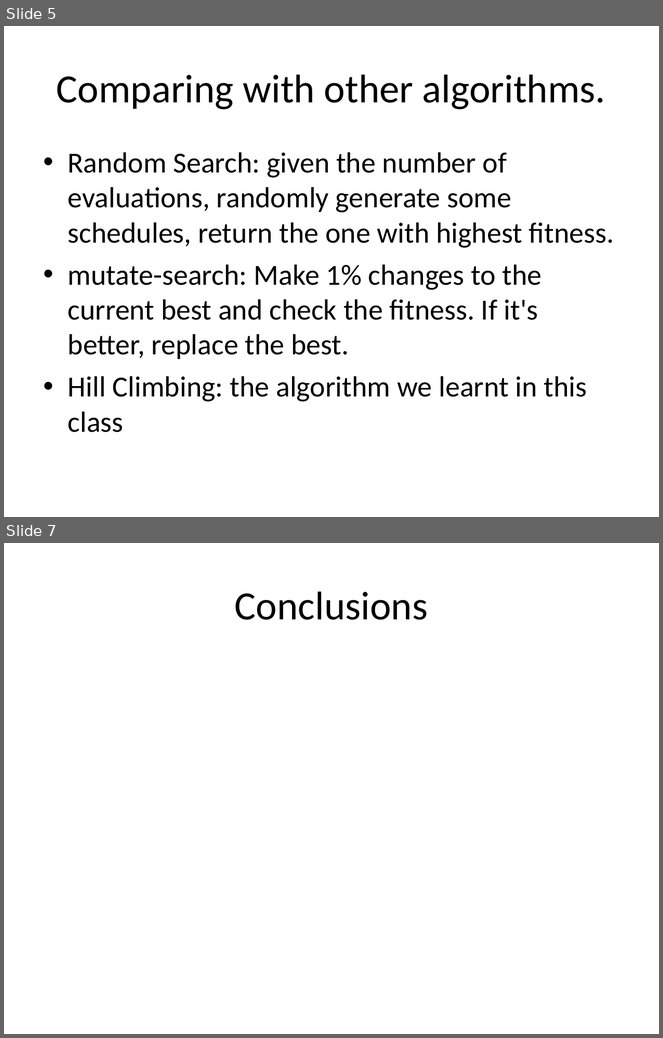
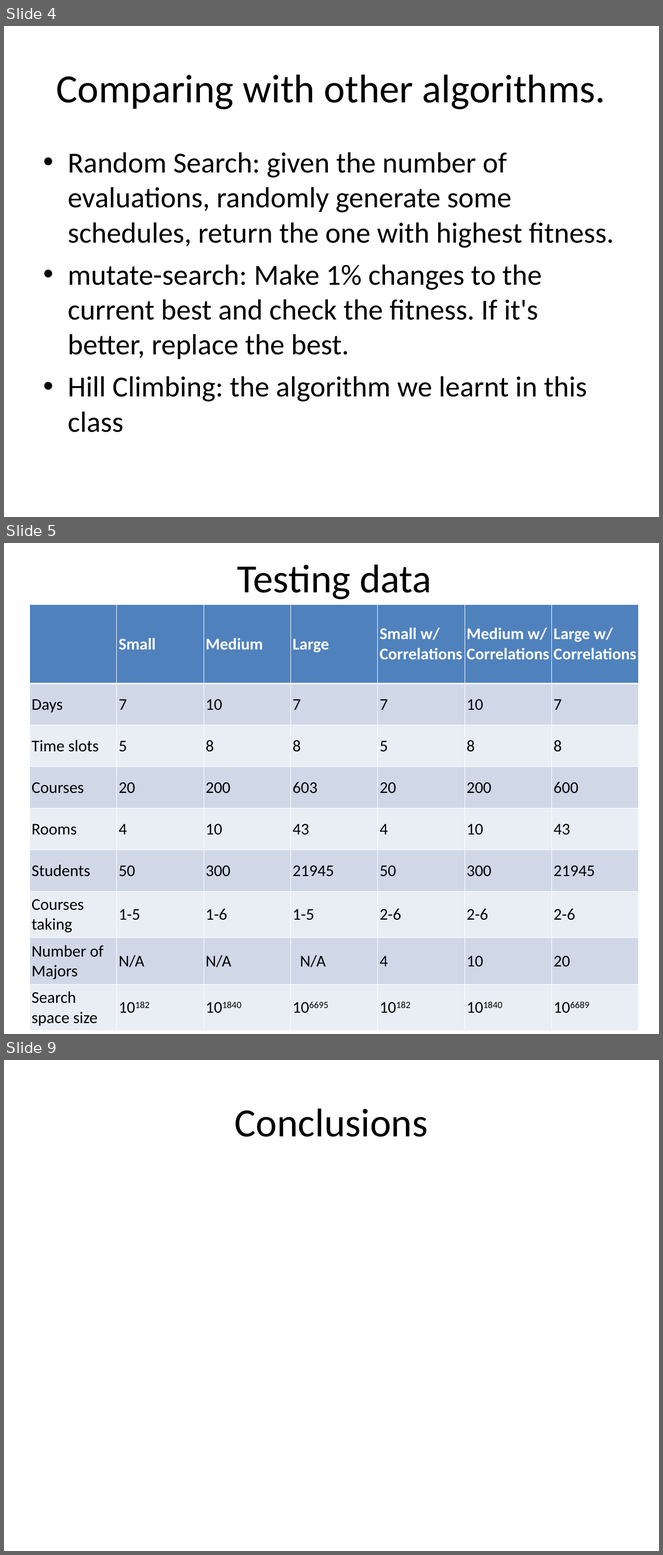
Before and after one commit to putrakoreng/csc384-genetic-algorithms-project, a slide deck: GA_TestBench/Data Files/presentation.ppt. Shown one above the other, each under a label of ours: slides 5 and 7 before the commit, slides 4, 5 and 9 after it; the slides between them are not shown. The pictures are 663x1038 and 663x1555 pixels, drawn with LibreOffice and Linux fonts; fonts in the diff are those of the drawing. Boxes give left, top, right and bottom in pixels: in the first picture for what was removed or moved away, otherwise in the second. Text is boxed around its words. In the diff, an @@ line names an element or a change of style, - is before the commit and + after.

```diff
--- a/GA_TestBench/Data Files/presentation.ppt
+++ b/GA_TestBench/Data Files/presentation.ppt
@@ slide 5 added at [4, 543, 659, 1034], background #FFFFFF @@
@@ title added at [237, 564, 431, 600], 44 pt, text #000000 @@
+Testing data
@@ table added at [29, 604, 639, 1028], 9 rows, 7 columns @@
+ | Small | Medium | Large | Small w/ Correlations | Medium w/ Correlations | Large w/ Correlations
+Days | 7 | 10 | 7 | 7 | 10 | 7
+Time slots | 5 | 8 | 8 | 5 | 8 | 8
+Courses | 20 | 200 | 603 | 20 | 200 | 600
+Rooms | 4 | 10 | 43 | 4 | 10 | 43
+Students | 50 | 300 | 21945 | 50 | 300 | 21945
+Courses taking | 1-5 | 1-6 | 1-5 | 2-6 | 2-6 | 2-6
+Number of Majors | N/A | N/A | N/A | 4 | 10 | 20
+Search space size | 10182 | 101840 | 106695 | 10182 | 101840 | 106689
@@ what was slide 5 is now slide 4 @@
@@ what was slide 7 is now slide 9 @@
```
Also in this commit, not shown: 2 slides changed, 4 other slides added, 3 slides removed, 1 other file.
